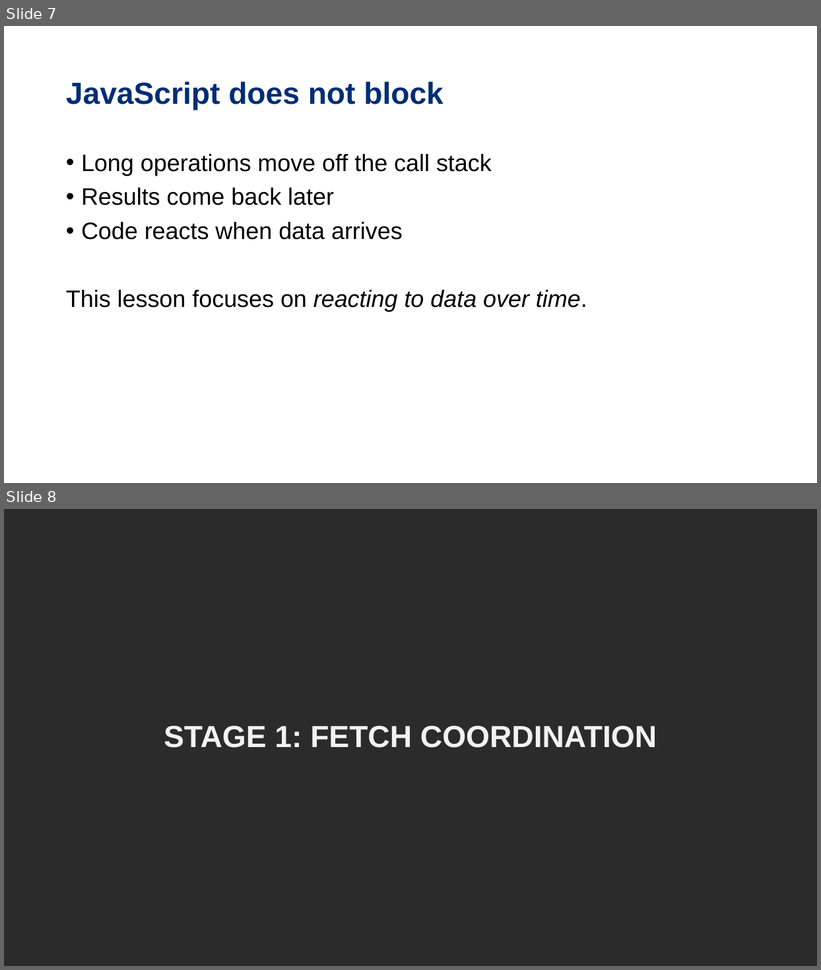
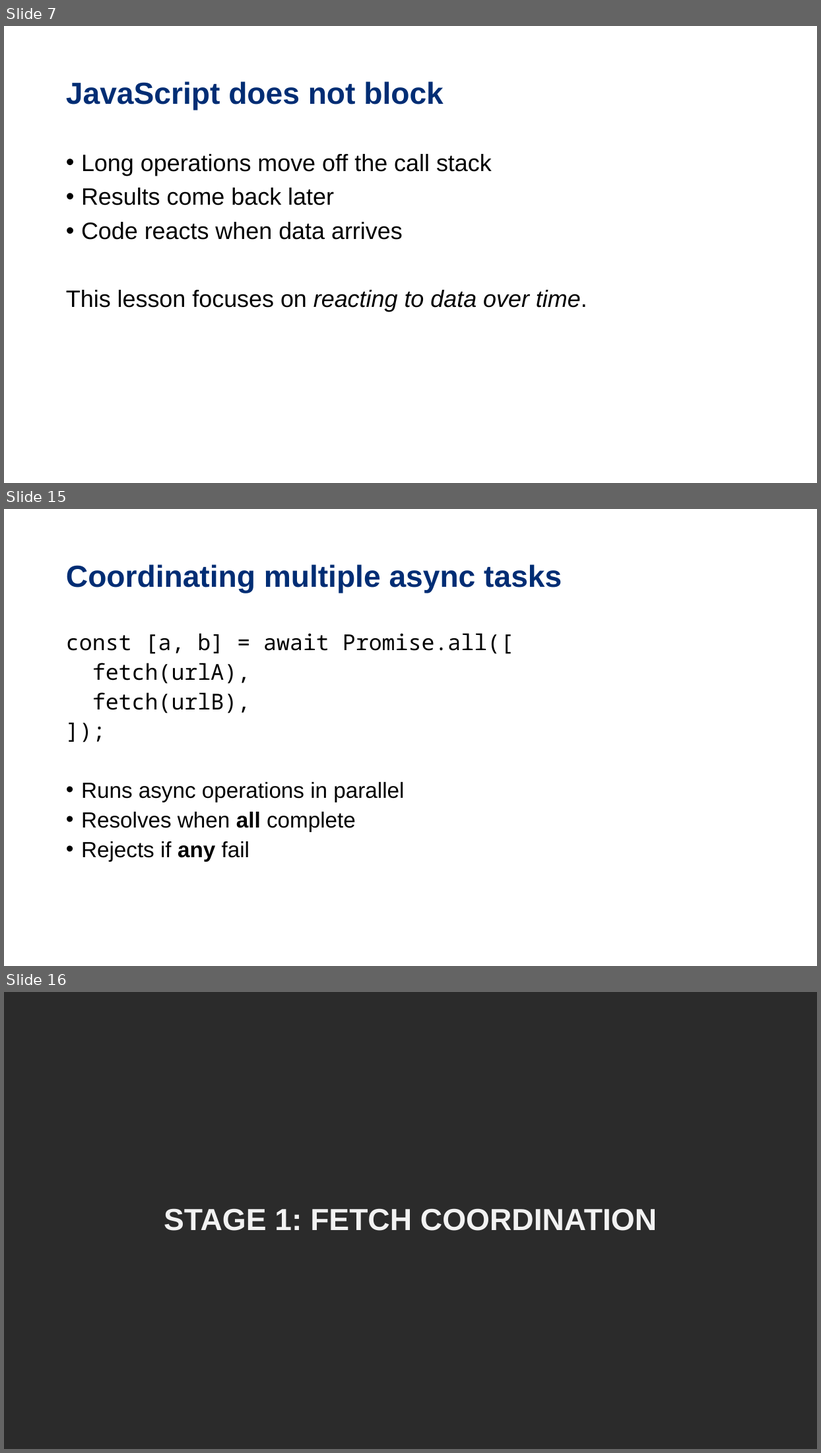
Before and after one commit to DG-InClass/SDEV-2150-A03-Jan-2026, a slide deck: sk/day-05/Day-05-Slide-Deck.pptx. Shown one above the other, each under a label of ours: slides 7 and 8 before the commit, slides 7, 15 and 16 after it; the slides between them are not shown. The pictures are 821x970 and 821x1453 pixels, drawn with LibreOffice and Linux fonts; fonts in the diff are those of the drawing; background and template pictures are left out; a plain dark background stands for a picture behind light text. Boxes give left, top, right and bottom in pixels: in the first picture for what was removed or moved away, otherwise in the second. Text is boxed around its words. In the diff, an @@ line names an element or a change of style, - is before the commit and + after.

```diff
--- a/sk/day-05/Day-05-Slide-Deck.pptx
+++ b/sk/day-05/Day-05-Slide-Deck.pptx
@@ slide 15 added at (4,509,817,966), background picture (left out) @@
@@ title added at (66,564,562,593), 36 pt, text #002D74, bold @@
+Coordinating multiple async tasks
@@ text added at (66,633,514,861), 25.9 pt, text #000000 @@
+const [a, b] = await Promise.all([
+fetch(urlA),
+fetch(urlB),
+]);
+• Runs async operations in parallel
+• Resolves when all complete
+• Rejects if any fail
@@ what was slide 8 is now slide 16 @@
```
Also in this commit, not shown: 1 slide changed, 8 other slides added, 1 slide removed, 1 other file.
